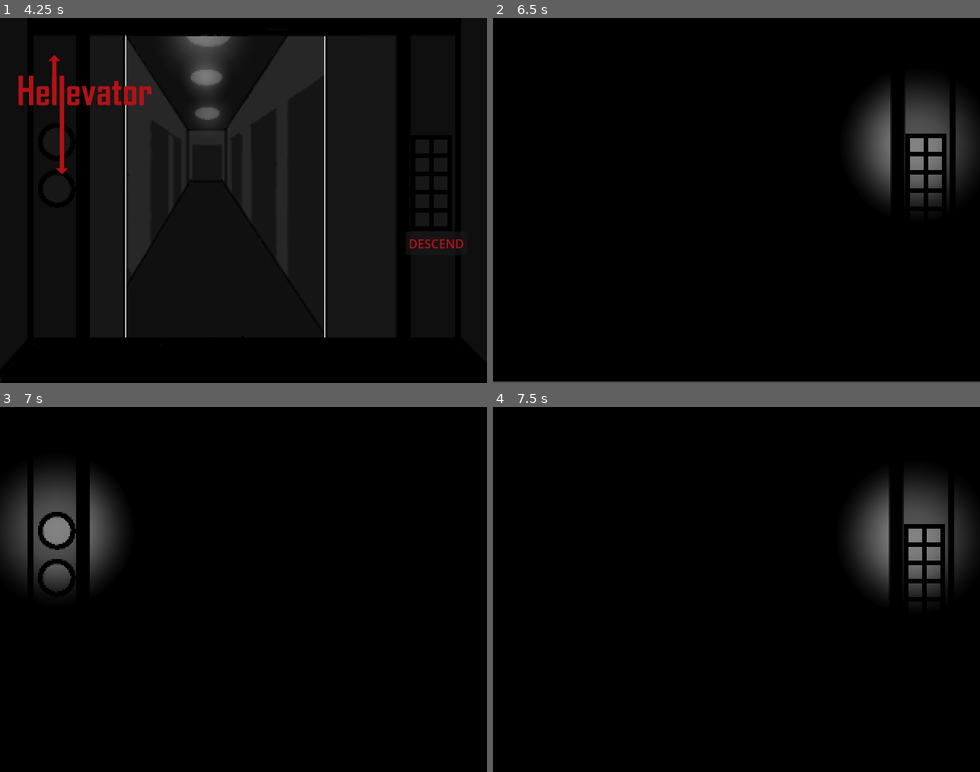
Above: before the commit, frames 1-4 (two rows, left to right).
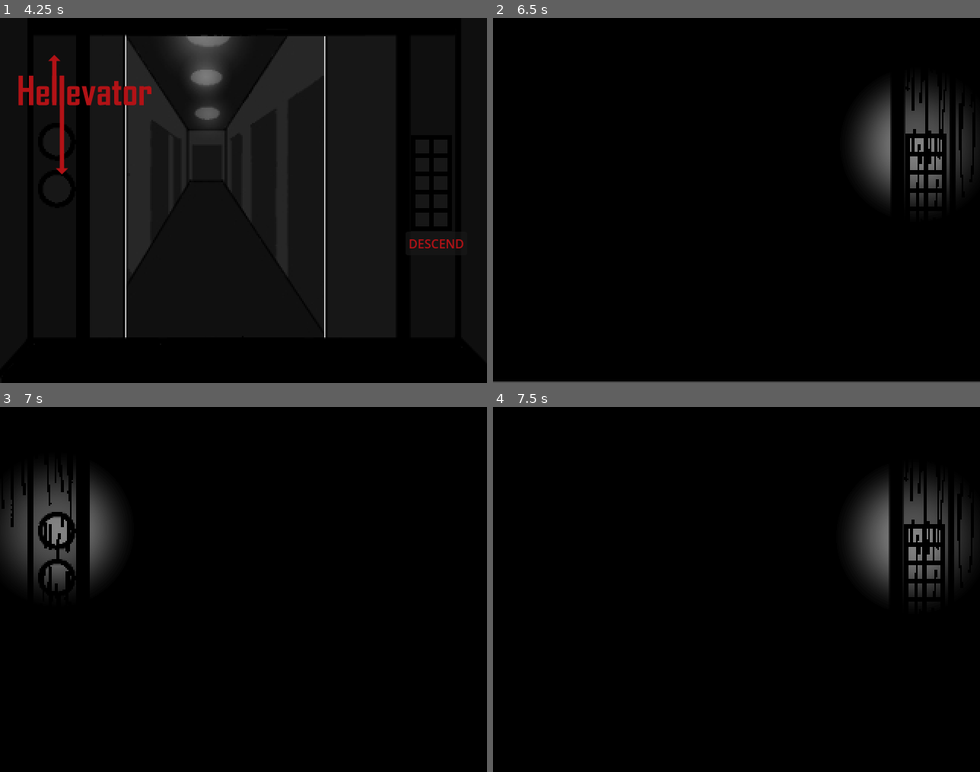
Above: after the commit, the same moments.

Repository: Crybaton/Hellevator
Game: Godot game, scene res://Scenes/start_menu_scene.tscn
The game is run twice, just before and just after one commit, with the same random seed, the same clock (stepped at 60 frames per second) and the same inputs.
Inputs:
- Up to frame 1 (4.25 s): click ">|<" at 0.5 s; click "1" at 1.25 s; click "2" at 2 s; click "3" at 2.75 s; click "4" at 3.5 s
- Up to frame 2 (6.5 s): click "DESCEND" at 4.25 s; click ">|<" at 5 s; click "1" at 5.75 s
- Up to frame 3 (7 s): click ">|<" at 6.5 s
- Up to frame 4 (7.5 s): click "1" at 7.25 s

Frame 1 is identical in both runs. In frame 2, 0.6% of the frame differs, in the area x 84-100%, y 18-52%; in frame 3, 0.5%; in frame 4, 0.6%.

Commit message:
Panic Button fix

Diff:
--- a/Scenes/button_board.tscn
+++ b/Scenes/button_board.tscn
@@ -1,7 +1,7 @@
 [gd_scene load_steps=3 format=3 uid="uid://dby3a2axisir6"]
 
 [ext_resource type="Script" uid="uid://dytivxru8k64r" path="res://Scripts/buttonMaster.gd" id="1_0iiyx"]
-[ext_resource type="Texture2D" uid="uid://35ida144aj7d" path="res://Assets/Finished/Elevator/ButtonCloseAlt.png" id="2_0iiyx"]
+[ext_resource type="Texture2D" uid="uid://bupntd1r0iaea" path="res://Assets/Finished/Elevator/dooropengoop.png" id="2_0iiyx"]
 
 [node name="ButtonBoard" type="Node2D"]
 script = ExtResource("1_0iiyx")
@@ -9,6 +9,7 @@
 [node name="ButtonBoard" type="TextureRect" parent="."]
 offset_right = 40.0
 offset_bottom = 40.0
+scale = Vector2(2, 2)
 texture = ExtResource("2_0iiyx")
 
 [node name="ButtonClose" type="Button" parent="."]
@@ -17,14 +18,6 @@
 offset_right = 93.0
 offset_bottom = 178.0
 text = ">|<"
-
-[node name="ButtonOpen" type="Button" parent="."]
-visible = false
-offset_left = 56.0
-offset_top = 208.0
-offset_right = 95.0
-offset_bottom = 240.0
-text = "<|>"
 
 [node name="Button1" type="Button" parent="."]
 offset_left = 546.0
@@ -58,8 +51,15 @@
 theme_override_font_sizes/font_size = 9
 text = "4"
 
+[node name="Healthbar" type="ProgressBar" parent="."]
+offset_top = 67.0
+offset_right = 118.0
+offset_bottom = 94.0
+max_value = 10.0
+step = 1.0
+show_percentage = false
+
 [connection signal="pressed" from="ButtonClose" to="." method="_on_button_close_pressed"]
-[connection signal="pressed" from="ButtonOpen" to="." method="_on_button_open_pressed"]
 [connection signal="pressed" from="Button1" to="." method="_on_button_1_pressed"]
 [connection signal="pressed" from="Button2" to="." method="_on_button_2_pressed"]
 [connection signal="pressed" from="Button3" to="." method="_on_button_3_pressed"]
--- /dev/null
+++ b/Scenes/death_screen.tscn
@@ -0,0 +1,11 @@
+[gd_scene load_steps=2 format=3 uid="uid://7yk560pxlkk6"]
+
+[ext_resource type="Texture2D" uid="uid://c8fxwkwqbb02e" path="res://Assets/Placeholder/important reference.png" id="1_8hps1"]
+
+[node name="DeathScreen" type="Node2D"]
+
+[node name="TextureRect" type="TextureRect" parent="."]
+offset_right = 1283.0
+offset_bottom = 962.0
+scale = Vector2(0.5, 0.5)
+texture = ExtResource("1_8hps1")
--- a/Scenes/panic_doors.tscn
+++ b/Scenes/panic_doors.tscn
@@ -1,8 +1,8 @@
 [gd_scene load_steps=7 format=3 uid="uid://gvlfoushpbbg"]
 
 [ext_resource type="Script" uid="uid://duvopm37udk2q" path="res://Scripts/panic_doors.gd" id="1_6sndi"]
-[ext_resource type="Texture2D" uid="uid://b4500aeqmw17i" path="res://Assets/Finished/Elevator/doorleft.jpg" id="1_w5ufd"]
-[ext_resource type="Texture2D" uid="uid://dpfms7g6xw08f" path="res://Assets/Finished/Elevator/doorright.jpg" id="2_6sndi"]
+[ext_resource type="Texture2D" uid="uid://biytg4di313ie" path="res://Assets/Finished/Elevator/safetydoorleft.jpg" id="2_6sndi"]
+[ext_resource type="Texture2D" uid="uid://d11wiuw4tkyam" path="res://Assets/Finished/Elevator/safetydoorright.jpg" id="3_3kl52"]
 
 [sub_resource type="Animation" id="Animation_3kl52"]
 resource_name = "PanicClose"
@@ -75,7 +75,7 @@
 offset_right = -160.0
 offset_bottom = 240.0
 scale = Vector2(2, 2)
-texture = ExtResource("1_w5ufd")
+texture = ExtResource("2_6sndi")
 
 [node name="DoorRight" type="TextureRect" parent="."]
 z_index = -1
@@ -83,9 +83,11 @@
 offset_right = 800.0
 offset_bottom = 240.0
 scale = Vector2(2, 2)
-texture = ExtResource("2_6sndi")
+texture = ExtResource("3_3kl52")
 
 [node name="PanicDoors" type="AnimationPlayer" parent="."]
 libraries = {
 &"": SubResource("AnimationLibrary_dvymq")
 }
+
+[node name="CameraShake" type="Camera2D" parent="."]
--- a/Scripts/Global.gd
+++ b/Scripts/Global.gd
@@ -2,3 +2,4 @@
 @export var Screenshake = false
 @export var PanicDoorsClosed = false
 @export var PanicDoorsClosing = false
+@export var ElevatorDamage = 0
--- a/Scripts/buttonMaster.gd
+++ b/Scripts/buttonMaster.gd
@@ -5,11 +5,13 @@
 	if Global.PanicDoorsClosed == false:
 		Global.PanicDoorsClosing = true
 		Global.PanicDoorsClosed = true
+		print("button")
+		Global.ElevatorDamage += 1
+		print(Global.ElevatorDamage)
 
-#func _on_button_open_pressed():
-	#if Global.PanicDoorsClosed == true:
-		#Global.PanicDoorsClosing = false
-		#Global.PanicDoorsClosed = false
+func _death():
+	if Global.ElevatorDamage == 3:
+		SceneTransition.change_scene("res://Scenes/death_screen.tscn")
 
 
 func _on_button_1_pressed():
--- a/Transition/scene_transition.tscn
+++ b/Transition/scene_transition.tscn
@@ -3,7 +3,7 @@
 [ext_resource type="Texture2D" uid="uid://b4500aeqmw17i" path="res://Assets/Finished/Elevator/doorleft.jpg" id="1_1vfy5"]
 [ext_resource type="Script" uid="uid://6x3xpop8c3co" path="res://Scripts/scene_transition.gd" id="1_wkn0b"]
 [ext_resource type="Texture2D" uid="uid://dpfms7g6xw08f" path="res://Assets/Finished/Elevator/doorright.jpg" id="2_wkn0b"]
-[ext_resource type="Texture2D" uid="uid://d16ke3qsyqxn5" path="res://Assets/Finished/Elevator/dooropen.png" id="3_drwcg"]
+[ext_resource type="Texture2D" uid="uid://bupntd1r0iaea" path="res://Assets/Finished/Elevator/dooropengoop.png" id="4_drwcg"]
 [ext_resource type="Script" uid="uid://cagskvdmwuxem" path="res://Transition/camera_shake.gd" id="5_drwcg"]
 
 [sub_resource type="Animation" id="Animation_1vfy5"]
@@ -204,7 +204,7 @@
 offset_right = 640.0
 offset_bottom = 480.0
 mouse_filter = 2
-texture = ExtResource("3_drwcg")
+texture = ExtResource("4_drwcg")
 
 [node name="TransitionPlayer" type="AnimationPlayer" parent="."]
 libraries = {
Binary file added: Assets/Finished/Elevator/dooropengoop.png
Not shown, added: Assets/Finished/Elevator/dooropengoop.png.import
Binary file added: Assets/Finished/Elevator/safetydoorleft.jpg
Not shown, added: Assets/Finished/Elevator/safetydoorleft.jpg.import
Binary file added: Assets/Finished/Elevator/safetydoorright.jpg
Not shown, added: Assets/Finished/Elevator/safetydoorright.jpg.import
Binary file added: Assets/Placeholder/important reference.png
Not shown, added: Assets/Placeholder/important reference.png.import
